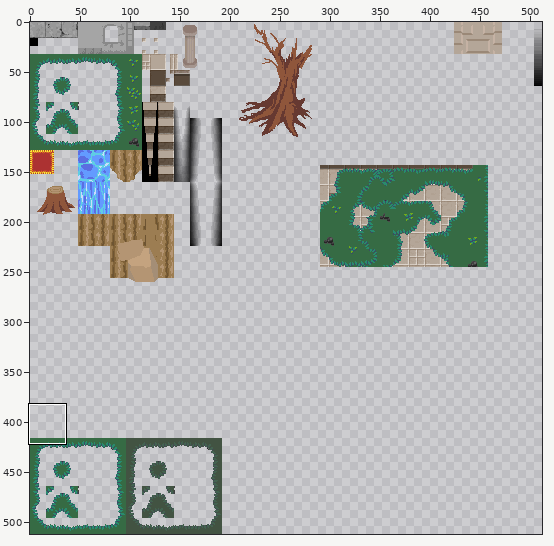
Sprite sheet -- src/assets/images/dungeon_tiles.png. The first picture is a wide view before the edit; the outline marks the close-up.
Close-up. Old version:
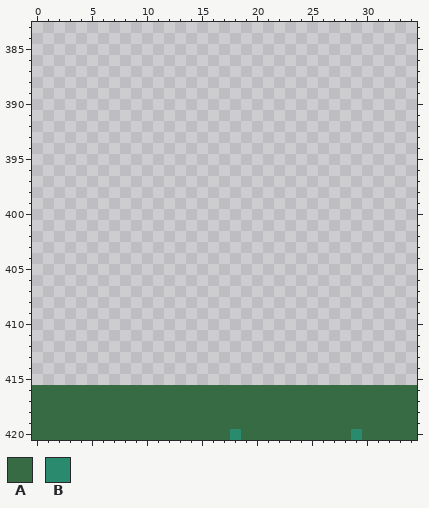
The file is 512x512 pixels. Pixels under 10% opacity are left out. Colours within 5 levels of each other are drawn and written as one. Shown: x 0..34, y 383..420.
Palette (. is transparent): A #366b44  B #298a6e
Pixels before, first column x 0:
416 AAAAAAAAAAAAAAAAAAAAAAAAAAAAAAAAAAA
417 AAAAAAAAAAAAAAAAAAAAAAAAAAAAAAAAAAA
418 AAAAAAAAAAAAAAAAAAAAAAAAAAAAAAAAAAA
419 AAAAAAAAAAAAAAAAAAAAAAAAAAAAAAAAAAA
420 AAAAAAAAAAAAAAAAAABAAAAAAAAAABAAAAA
New version:
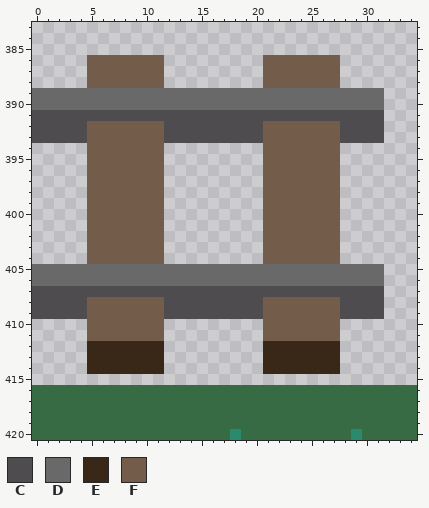
Colours new in this view: C #4e4c4e  D #696969  E #392818  F #735d4a
What changed:
y 386..388: x 5..11 ....... -> FFFFFFF; x 21..27 ....... -> FFFFFFF
y 389..390: x 0..31 ................................ -> DDDDDDDDDDDDDDDDDDDDDDDDDDDDDDDD
y 391: x 0..31 ................................ -> CCCCCCCCCCCCCCCCCCCCCCCCCCCCCCCC
y 392..393: x 0..31 ................................ -> CCCCCFFFFFFFCCCCCCCCCFFFFFFFCCCC
y 394..404: x 5..11 ....... -> FFFFFFF; x 21..27 ....... -> FFFFFFF
y 405..406: x 0..31 ................................ -> DDDDDDDDDDDDDDDDDDDDDDDDDDDDDDDD
y 407: x 0..31 ................................ -> CCCCCCCCCCCCCCCCCCCCCCCCCCCCCCCC
y 408..409: x 0..31 ................................ -> CCCCCFFFFFFFCCCCCCCCCFFFFFFFCCCC
y 410..411: x 5..11 ....... -> FFFFFFF; x 21..27 ....... -> FFFFFFF
y 412..414: x 5..11 ....... -> EEEEEEE; x 21..27 ....... -> EEEEEEE
Changed places in both close-ups, as pixel boxes (x1, y1, x2, y2):
added: (32, 55, 384, 374)
